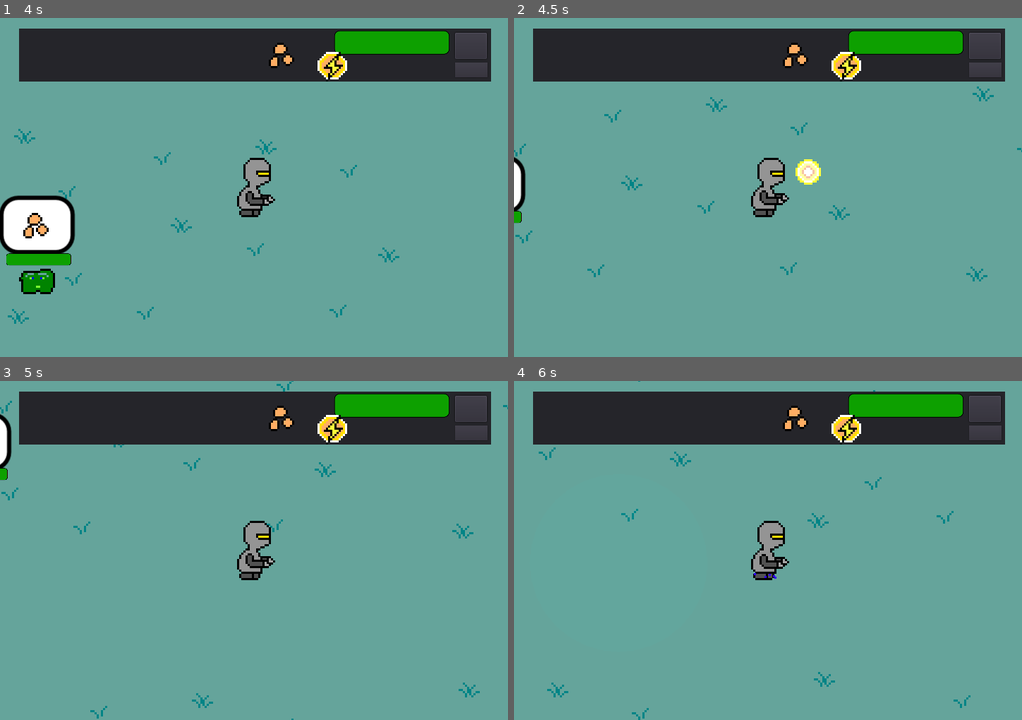
Above: before the commit, frames 1-4 (two rows, left to right).
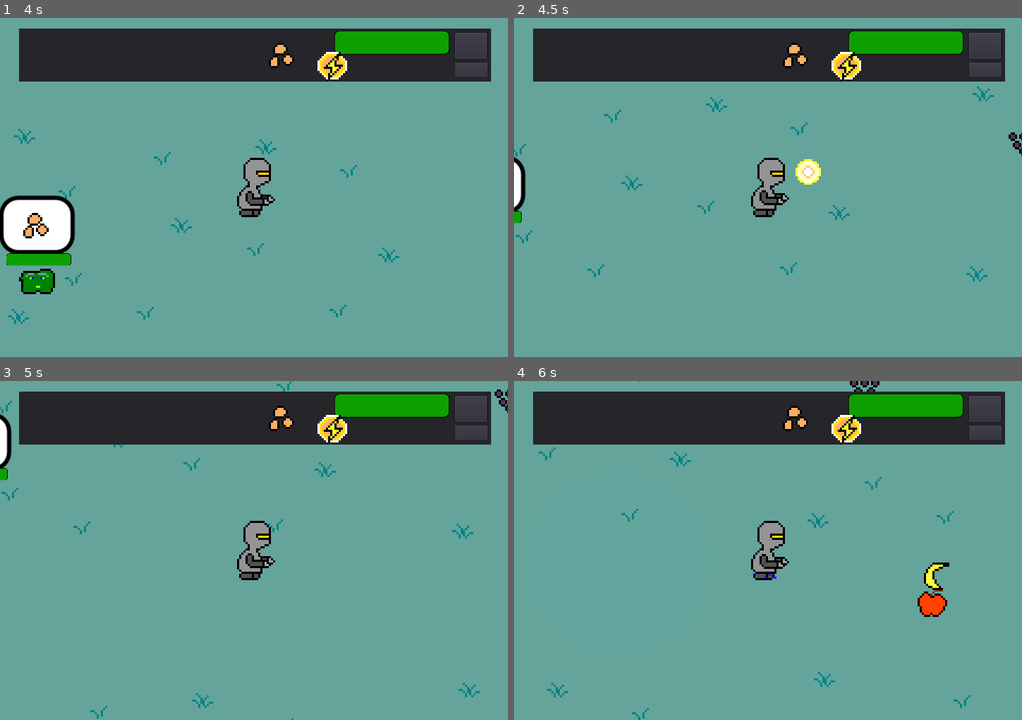
Above: after the commit, the same moments.

Repository: rafaelgdp/ld46
Game: Godot game, scene res://scenes/menu/MainMenu.tscn
Two runs of this game, one before a commit and one after it. Both use one fixed random seed, a clock stepped at 60 frames per second and the inputs below.
Inputs (mouse positions are in pixels of both pictures, inside the frame that each line leads up to):
- Up to frame 1 (4 s): click "Play" at 0.5 s; click "Restart" at 1.25 s; click "Restart" at 2 s; click "Restart" at 2.75 s; move the mouse to (223, 55) at 3.52 s; hold Right (ui_right) from 3.53 s (still down); hold Z (pick) from 3.53 s (still down)
- Up to frame 2 (4.5 s): move the mouse to (666, 204) at 4.27 s; release Right (ui_right) at 4.28 s; release Z (pick) at 4.28 s; hold Down (ui_down) from 4.28 s (still down); tap X (shoot) at 4.35 s
- Up to frame 3 (5 s): keep holding Down (ui_down)
- Up to frame 4 (6 s): move the mouse to (818, 475) at 5.02 s; release Down (ui_down) at 5.03 s; hold Right (ui_right) 5.03-5.78 s; hold C (special) 5.03-5.78 s; move the mouse to (742, 618) at 5.77 s; hold S (speed_up) from 5.78 s (still down); tap V (ultimate) at 5.85 s

Frame 1 is identical in both runs. In frame 2, less than 0.1% of the frame differs, in the area x 97-100%, y 33-41%; in frame 3, less than 0.1%; in frame 4, 0.7%, in the area x 66-86%, y 0-70%.

Commit message:
Fixing Link access in MainMenu and enemy spawn rate

Diff:
--- a/scenes/maingame/MainGame.tscn
+++ b/scenes/maingame/MainGame.tscn
@@ -37,7 +37,9 @@
 position = Vector2( 47.2325, 117.987 )
 
 [node name="FruitSpawner" parent="." instance=ExtResource( 3 )]
-spawn_cooldown = 2.0
+spawn_number = 2
+max_spawns = 150
+spawn_cooldown = 1.0
 
 [node name="Position2D" type="Position2D" parent="FruitSpawner/SpawnCenters" index="0"]
 position = Vector2( -71.0468, 6.38673 )
@@ -64,6 +66,7 @@
 position = Vector2( 104.376, -17.4571 )
 
 [node name="EnemySpawner" parent="." instance=ExtResource( 3 )]
+max_spawns = 30
 spawn_scene = ExtResource( 7 )
 spawn_cooldown = 20.0
 
--- a/scenes/menu/MainMenu.gd
+++ b/scenes/menu/MainMenu.gd
@@ -31,3 +31,7 @@
 
 func _on_AboutButton_pressed() -> void:
 	$AboutPopupDialog.popup()
+
+
+func _on_About_meta_clicked(meta) -> void:
+	OS.shell_open(meta)
--- a/scenes/menu/MainMenu.tscn
+++ b/scenes/menu/MainMenu.tscn
@@ -123,7 +123,6 @@
 anims/default = SubResource( 1 )
 
 [node name="HelpPopupDialog" type="PopupPanel" parent="."]
-visible = true
 margin_left = 2.56082
 margin_top = 7.68245
 margin_right = 872.561
@@ -182,6 +181,10 @@
 [node name="VBoxContainer" type="VBoxContainer" parent="AboutPopupDialog"]
 anchor_right = 1.0
 anchor_bottom = 1.0
+margin_left = 4.0
+margin_top = 4.0
+margin_right = -4.0
+margin_bottom = -4.0
 size_flags_horizontal = 2
 size_flags_vertical = 2
 __meta__ = {
@@ -233,4 +236,5 @@
 [connection signal="pressed" from="ButtonsVBoxContainer/AboutButton" to="." method="_on_AboutButton_pressed"]
 [connection signal="pressed" from="ButtonsVBoxContainer/xDButton" to="." method="_on_xDButton_pressed"]
 [connection signal="pressed" from="HelpPopupDialog/VBoxContainer/HelpOKButton" to="." method="_on_HelpOKButton_pressed"]
+[connection signal="meta_clicked" from="AboutPopupDialog/VBoxContainer/About" to="." method="_on_About_meta_clicked"]
 [connection signal="pressed" from="AboutPopupDialog/VBoxContainer/AboutOKButton" to="." method="_on_AboutOKButton_pressed"]
--- a/scenes/spawners/Spawner.gd
+++ b/scenes/spawners/Spawner.gd
@@ -17,7 +17,7 @@
 func set_sn(v):
 	if (v % 10 == 0):
 		spawn_level += 3
-	spawn_number = min(25, v)
+	spawn_number = v
 
 func set_ns(v):
 	num_spawns = v
